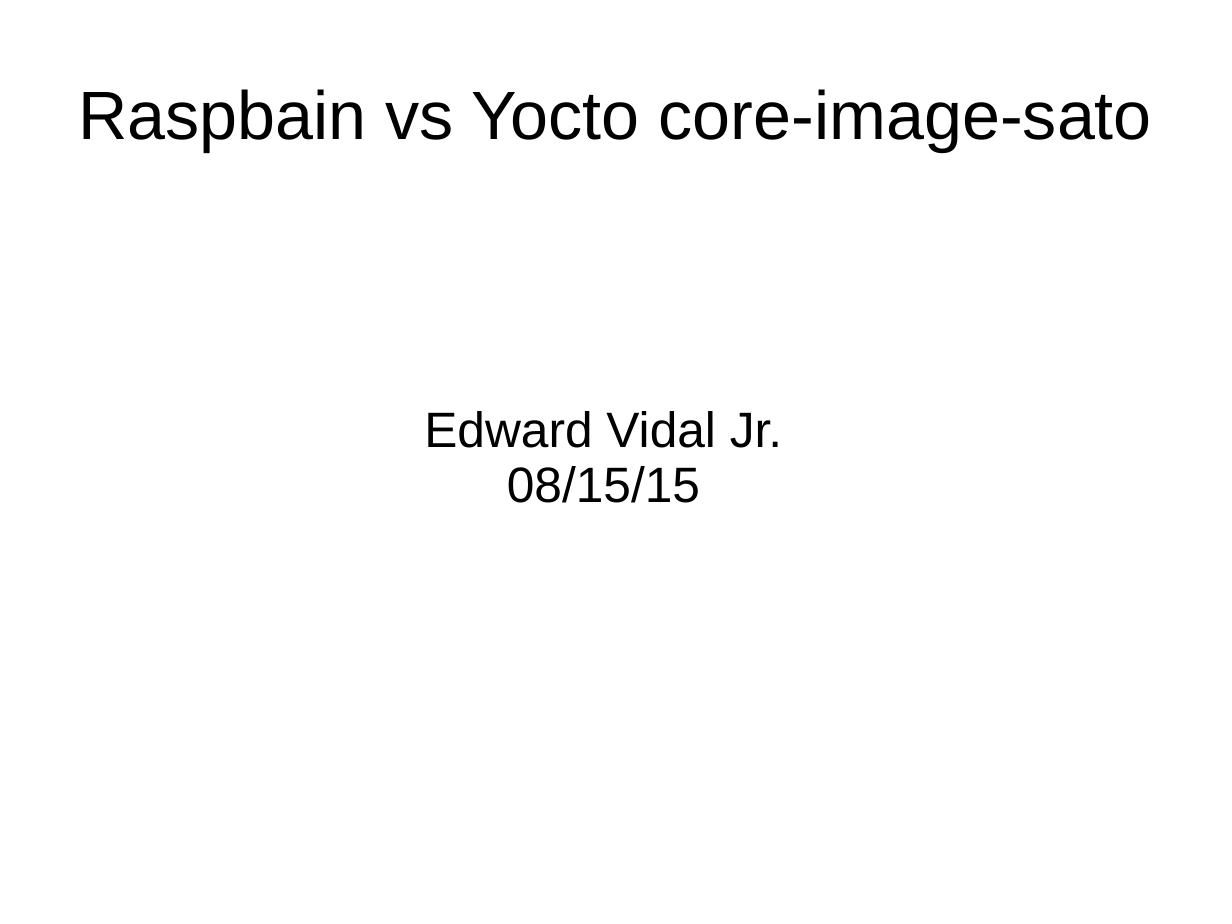
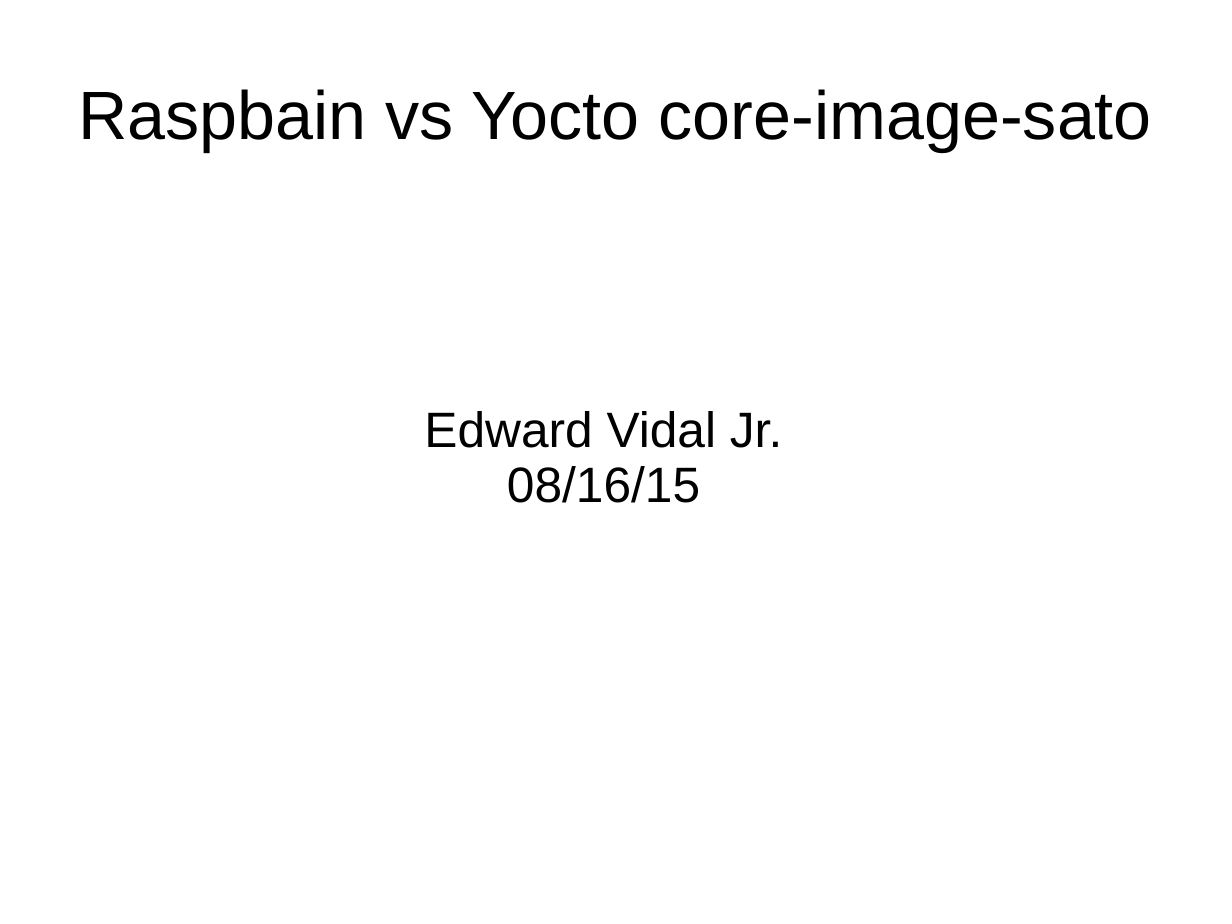
Before and after one commit to develone/raspberrypi2_yocto, a slide deck: slide 1 of doc/yocto_raspbain.ppt. Drawn at 1232x924 pixels with LibreOffice and Linux fonts; fonts in the diff are those of the drawing. Boxes give left, top, right and bottom in pixels: in the first picture for what was removed or moved away, otherwise in the second. Text is boxed around its words. In the diff, an @@ line names an element or a change of style, - is before the commit and + after.

```diff
--- a/doc/yocto_raspbain.ppt
+++ b/doc/yocto_raspbain.ppt
@@ subtitle at (507,466,700,503): text changed @@
-08/15/15
+08/16/15
```
Also in this commit, not shown: 1 other slide changed, 6 other files.
